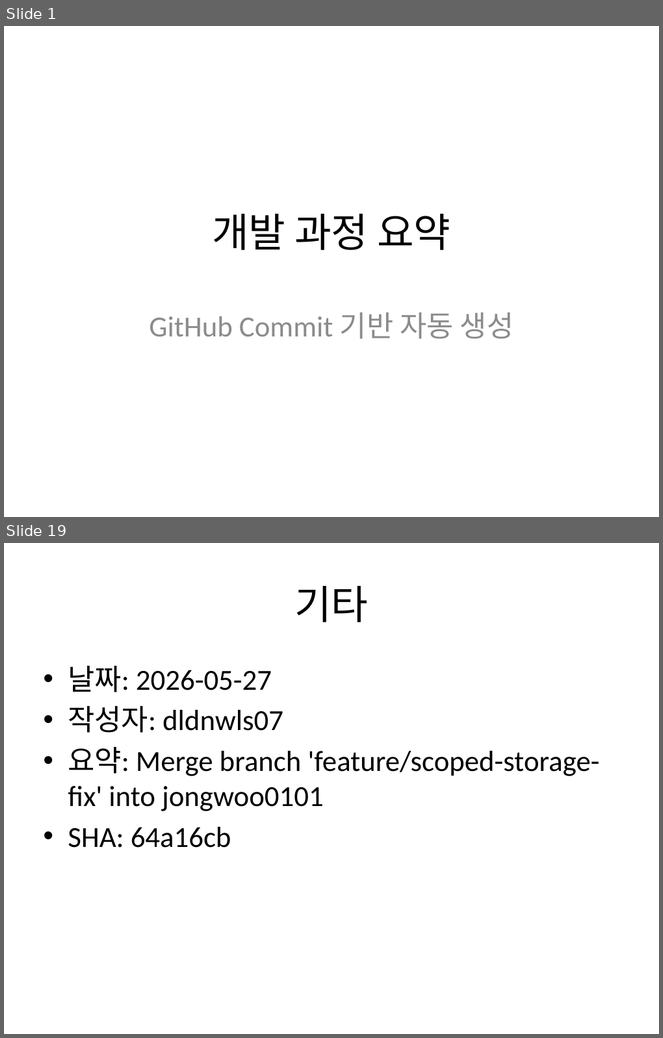
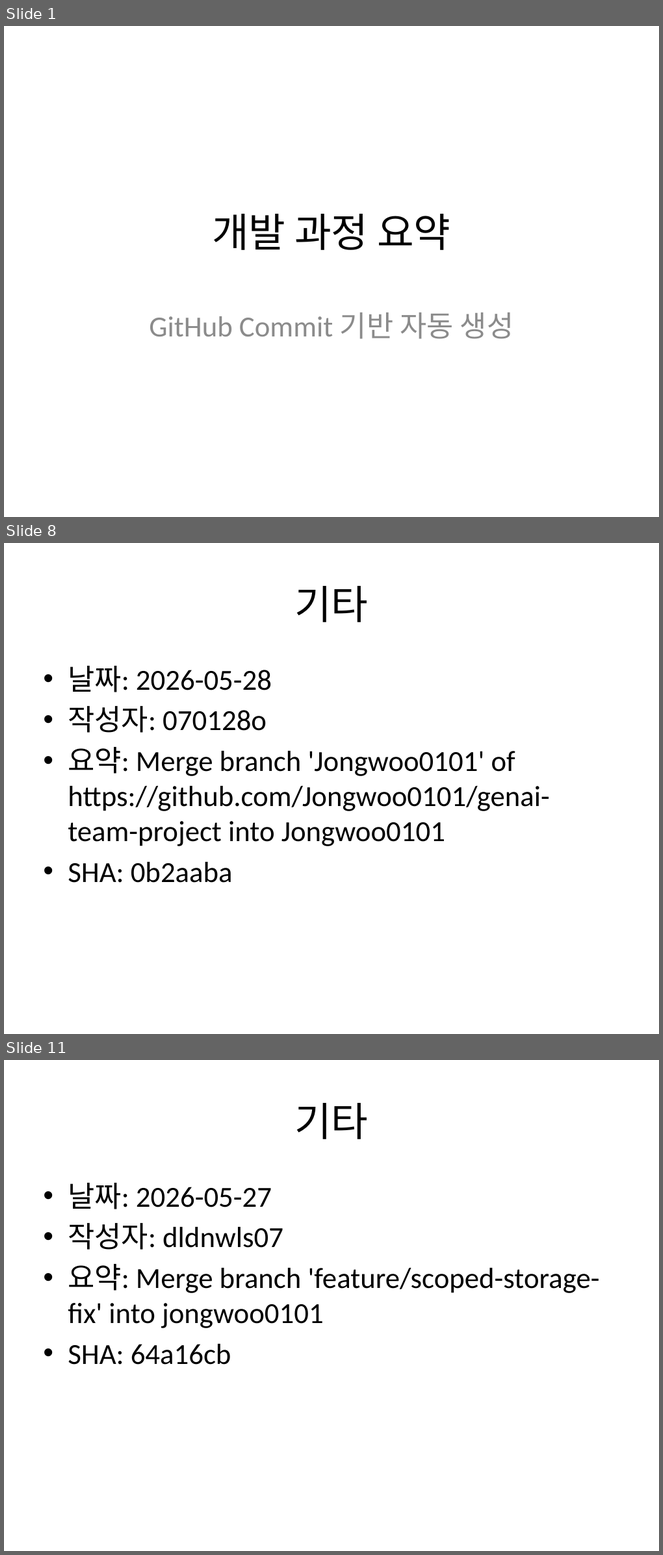
Before and after one commit to Jongwoo0101/worksight-commit-bot, a slide deck: data/commit_report.pptx. Shown one above the other, each under a label of ours: slides 1 and 19 before the commit, slides 1, 8 and 11 after it; the slides between them are not shown. The pictures are 663x1038 and 663x1555 pixels, drawn with LibreOffice and Linux fonts; fonts in the diff are those of the drawing. Boxes give left, top, right and bottom in pixels: in the first picture for what was removed or moved away, otherwise in the second. Text is boxed around its words. In the diff, an @@ line names an element or a change of style, - is before the commit and + after.

Commit message:
feat: target repo 신규 커밋 7건 반영 - chore: 주석에서 불필요한 공백제거 작성자: 원종우 코드: 587296c - Merge remote-tracking branch 'origin/Jongwoo0101' into Jongwoo0101 작성자: 원종우 코드: b496f98 - feat(chat): 채팅 비즈니스 로직(Service) 및 API 컨트롤러 구현
- ChatService: 채팅방 입장/목록 조회, 메시지 전송, 미읽음 일괄 처리 로직 구현
- 수신자 상태(MEETING/AWAY)에 따른 일반/긴급 알림 발송 분기 및 배너 조회 API 구현
- 데이터 정합성을 위해 TransactionSynchronization(afterCommit)을 활용한 웹소켓 실시간 푸시 연동
- ChatController: 채팅 관련 REST API 엔드포인트 매핑 작성자: 원종우 코드: 3752000
- feat(chat): 채팅 관련 Repository 및 WebSocket 이벤트 상수 추가

- ChatRoomRepository: 멤버 ID 기반 채팅방 조회 및 단건 조회 쿼리 추가
- ChatMessageRepository: 최신 메시지 페이징 조회, 미읽음 카운트 및 일괄 읽음 처리(@Modifying) 쿼리 구현
- WsEnvelope: 실시간 채팅 수신 및 읽음 처리를 위한 웹소켓 이벤트 상수(CHAT_MESSAGE_RECEIVED, CHAT_URGENT_RECEIVED, CHAT_READ) 정의 작성자: 원종우 코드: f779f37
- feat(chat): 채팅 도메인 엔티티 및 관련 Enum 정의

- 1:1 채팅방 엔티티(ChatRoom) 및 unique 제약 조건을 활용한 중복 생성 방지 로직 추가
- 채팅 메시지 엔티티(ChatMessage) 정의 및 인덱스 추가
- 일반(NORMAL) 및 긴급(URGENT) 메시지 구분을 위한 ChatMessageType Enum 추가 작성자: 원종우 코드: e78e425

```diff
--- a/data/commit_report.pptx
+++ b/data/commit_report.pptx
@@ slide 8 added at [4, 543, 659, 1034], background #FFFFFF @@
@@ title added at [295, 586, 368, 622], 44 pt, text #000000 @@
+기타
@@ text added at [68, 666, 550, 883], 32 pt, text #000000 @@
+• 날짜: 2026-05-28
+• 작성자: 070128o
+• 요약: Merge branch 'Jongwoo0101' of https://github.com/Jongwoo0101/genai-team-project into Jongwoo0101
+• SHA: 0b2aaba
@@ what was slide 19 is now slide 11 @@
```
Also in this commit, not shown: 2 slides changed, 6 other slides added, 2 other files.
